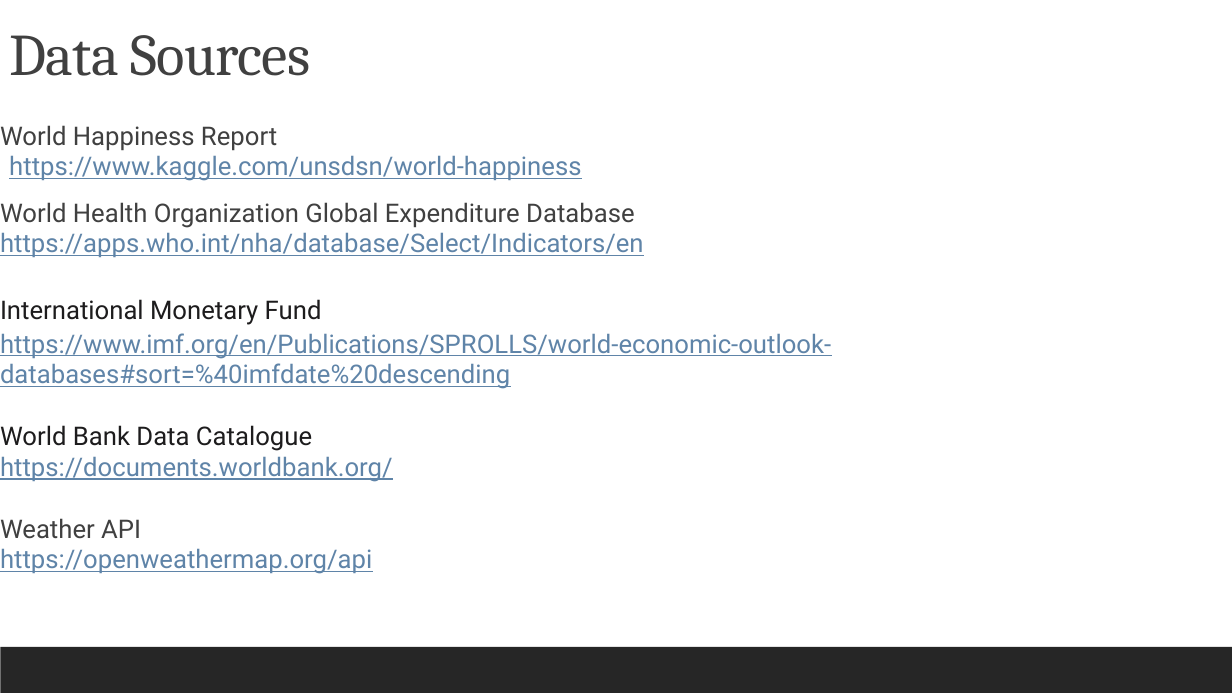
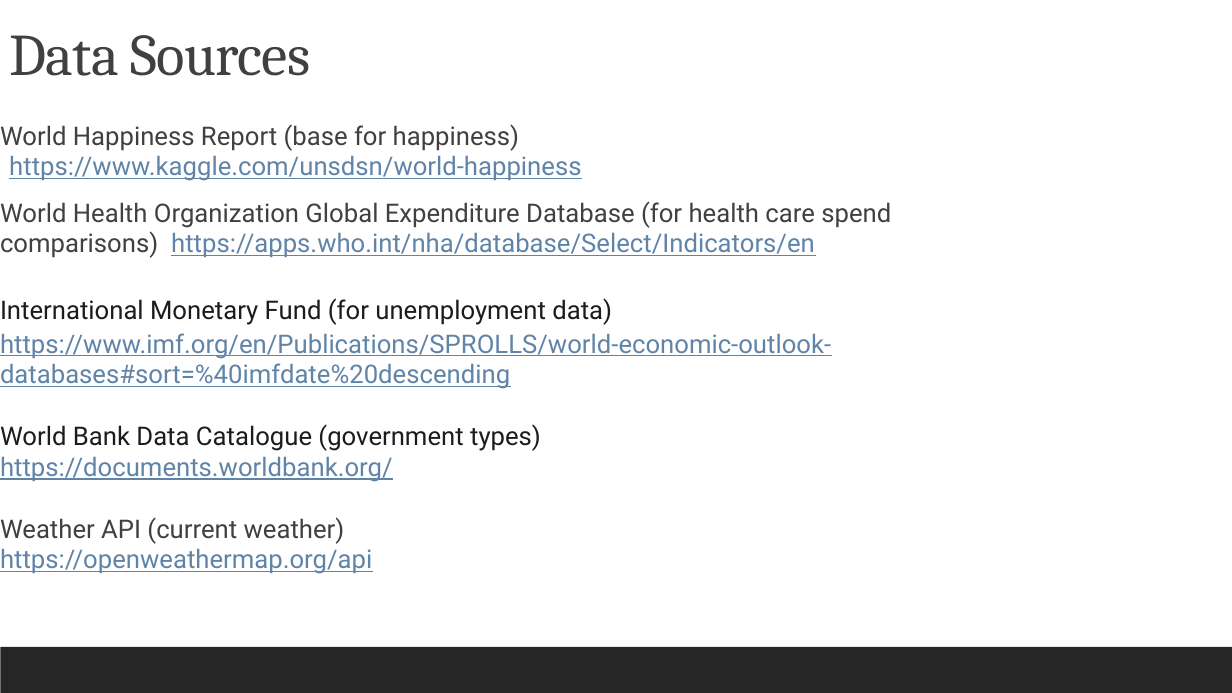
Before and after one commit to reginesgit/Factors-Contributing-to-a-Countrys-Happiness, a slide deck: slide 6 of Anaconda_Results_Presentation.pptx. Drawn at 1232x693 pixels with LibreOffice and Linux fonts; fonts in the diff are those of the drawing. Boxes give left, top, right and bottom in pixels: in the first picture for what was removed or moved away, otherwise in the second. Text is boxed around its words. In the diff, an @@ line names an element or a change of style, - is before the commit and + after.

```diff
--- a/Anaconda_Results_Presentation.pptx
+++ b/Anaconda_Results_Presentation.pptx
@@ text at box(0, 124, 519, 151): text changed @@
-World Happiness Report
+World Happiness Report (base for happiness)
@@ text at box(0, 201, 891, 325): text changed; text colour #5F84A8 to #404040 @@
-World Health Organization Global Expenditure Database https://apps.who.int/nha/database/Select/Indicators/en
-International Monetary Fund
+World Health Organization Global Expenditure Database (for health care spend comparisons) https://apps.who.int/nha/database/Select/Indicators/en
+International Monetary Fund (for unemployment data)
@@ text at box(0, 424, 541, 451): text changed @@
-World Bank Data Catalogue
+World Bank Data Catalogue (government types)
@@ text at box(0, 517, 345, 544): text changed @@
-Weather API
+Weather API (current weather)
```
Also in this commit, not shown: 7 other slides changed, 1 slide added, 1 slide removed, 2 other files.
